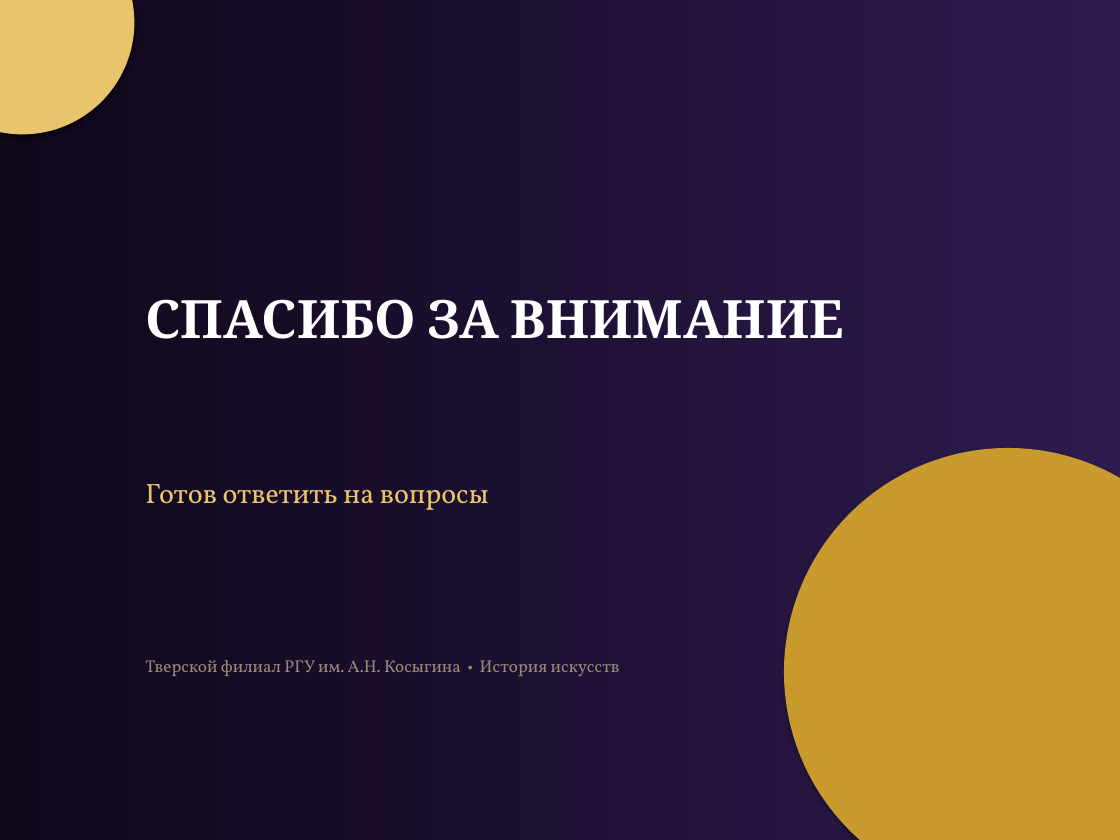
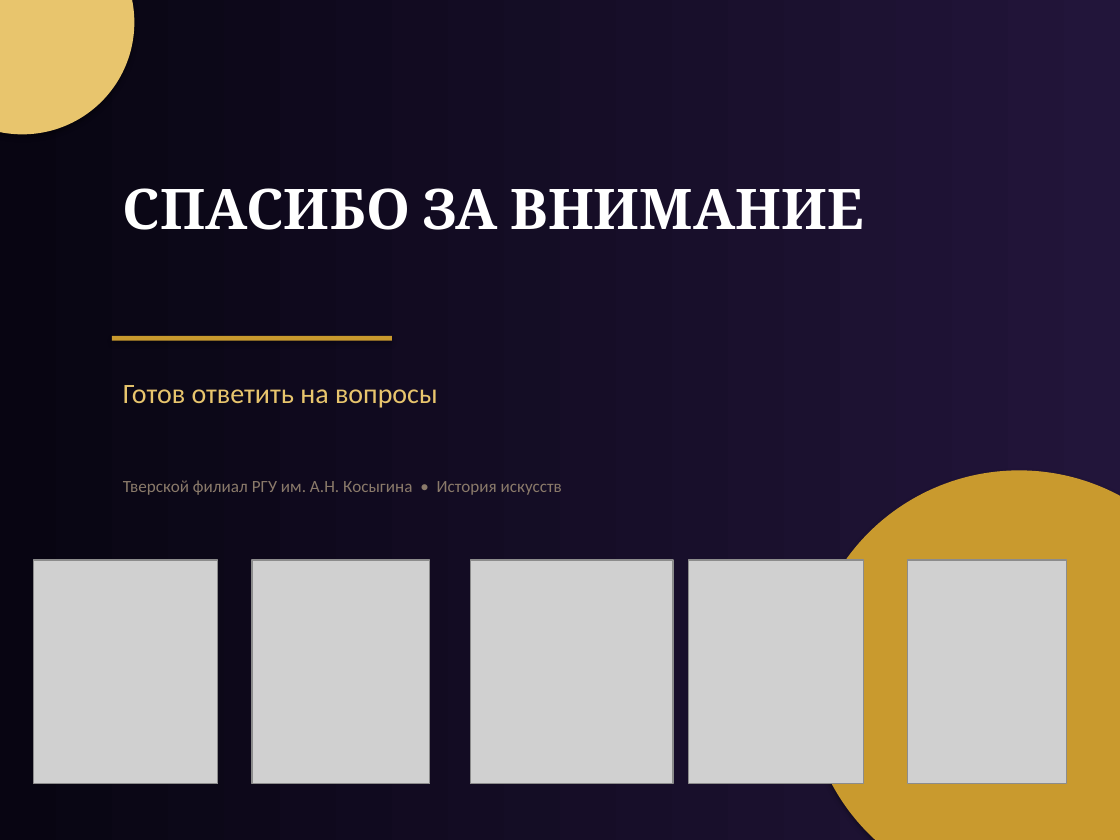
Before and after one commit to nanashi-git/git-demo, a slide deck: slide 11 of Van_Dyck_Presentation.pptx. Drawn at 1120x840 pixels with LibreOffice and Linux fonts; fonts in the diff are those of the drawing; grey boxes stand for pictures. Boxes give left, top, right and bottom in pixels: in the first picture for what was removed or moved away, otherwise in the second. Text is boxed around its words. In the diff, an @@ line names an element or a change of style, - is before the commit and + after.

```diff
--- a/Van_Dyck_Presentation.pptx
+++ b/Van_Dyck_Presentation.pptx
@@ background gradient #0F071A to #2D1B4E to gradient #080512 to #22153A @@
@@ text "СПАСИБО ЗА ВНИМАНИЕ": place and size @@
-text "СПАСИБО ЗА ВНИМАНИЕ" at (145, 299, 844, 339)
+text "СПАСИБО ЗА ВНИМАНИЕ" at (123, 188, 863, 230)
@@ text "СПАСИБО ЗА ВНИМАНИЕ" at (123, 188, 863, 230): size 34 to 36 pt @@
@@ rectangle added at (112, 336, 392, 340), fill #C99A2E @@
@@ text "Готов ответить на вопросы": place and size @@
-text "Готов ответить на вопросы" at (145, 484, 489, 510)
+text "Готов ответить на вопросы" at (123, 385, 438, 408)
@@ text "Готов ответить на вопросы" at (123, 385, 438, 408): font Vollkorn to Calibri @@
@@ text "Тверской филиал РГУ им. А.Н. ...": place and size @@
-text "Тверской филиал РГУ им. А.Н. ..." at (145, 660, 620, 676)
+text "Тверской филиал РГУ им. А.Н. ..." at (123, 480, 562, 495)
@@ text "Тверской филиал РГУ им. А.Н. ..." at (123, 480, 562, 495): font Vollkorn to Calibri, text colour #9A8A7A to #8A7A6A @@
@@ ellipse: place and size @@
-ellipse at (784, 448, 1120, 840)
+ellipse at (806, 470, 1120, 840)
@@ picture added at (34, 560, 218, 784) @@
@@ picture added at (252, 560, 430, 784) @@
@@ picture added at (470, 560, 673, 784) @@
@@ picture added at (689, 560, 864, 784) @@
@@ picture added at (907, 560, 1066, 784) @@
```
Also in this commit, not shown: 10 other slides changed, 9 other files.
